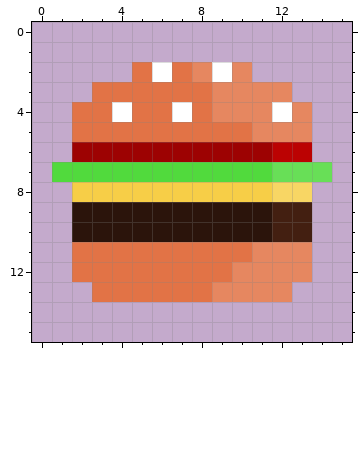
Edited in one commit: pixel-art sprite (src/main/resources/images/icons/hamburger.png). Above, as it was before the edit.
The file is 160x160 pixels, drawn in blocks of 10x10; one block is one cell here. Colours within 5 levels of each other are drawn and written as one.
The result:
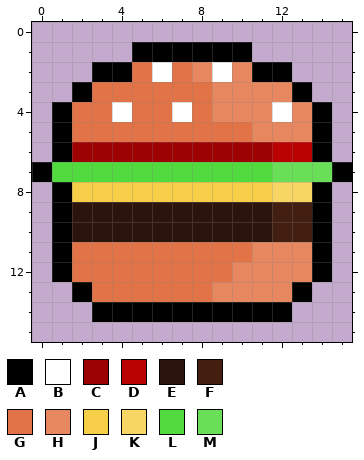
Palette (. is transparent): A #000000  B #ffffff  C #9d0202  D #bb0202  E #2b140b  F #431f11  G #e27346  H #e68760  J #f7ce47  K #f8d664  L #51da3d  M #68df57
The edit:
The author put colour A in row 1 at x 5 to 10; in row 2 at x 3 to 4 and 11 to 12; in row 3 at x 2 and 13; in rows 4 to 6 at x 1 and 14; in row 7 at x 0 and 15; in rows 8 to 12 at x 1 and 14.
The author put colour A in row 13 at x 2 and 13; in row 14 at x 3 to 12.
